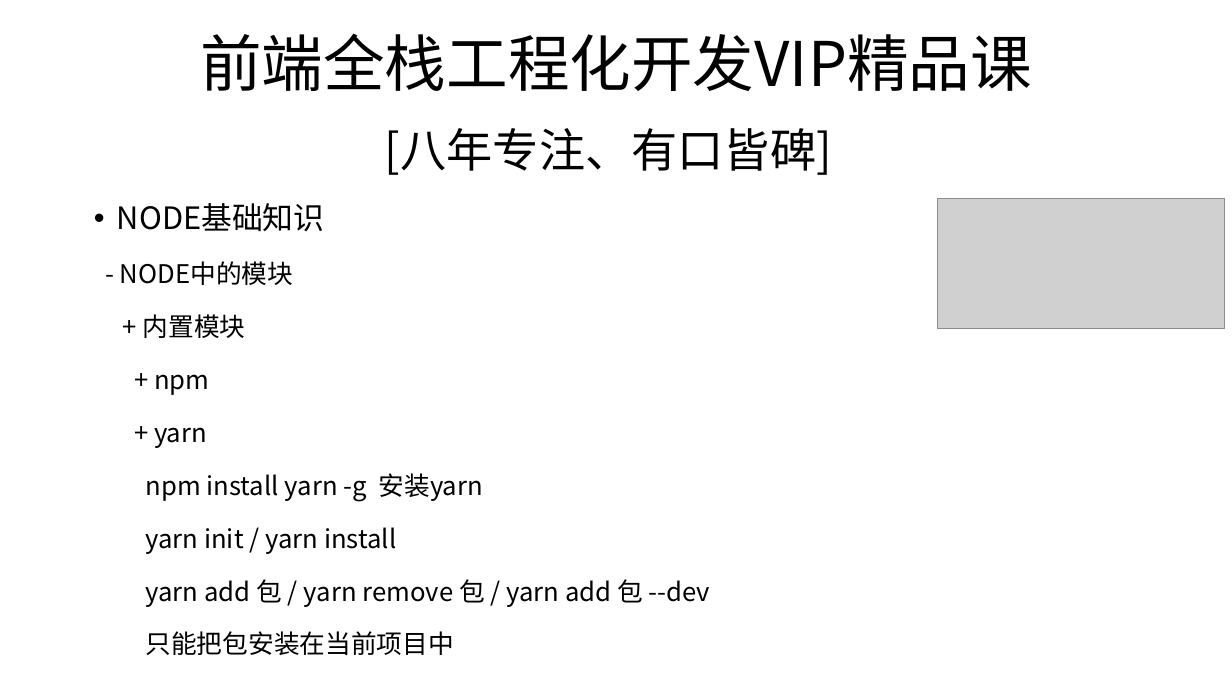
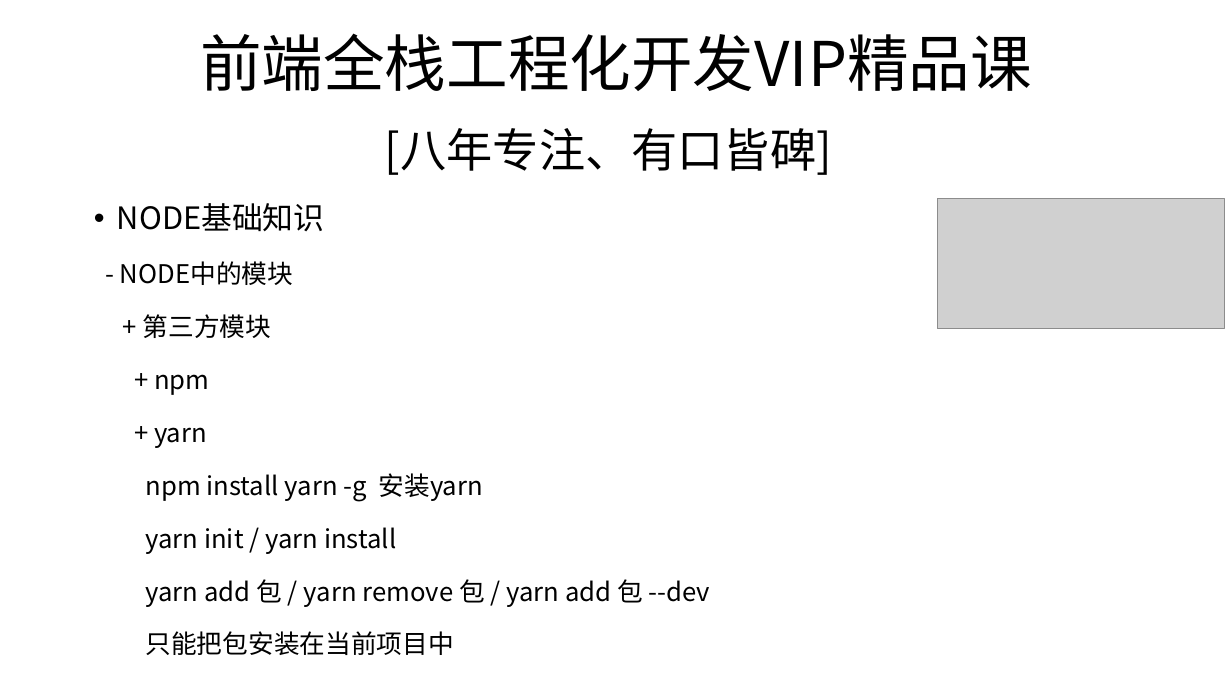
Before and after one commit to AntArcticAnt/201712NODE, a slide deck: slide 9 of DAY2/第二天-NODE基础知识.pptx. Drawn at 1232x693 pixels with LibreOffice and Linux fonts; fonts in the diff are those of the drawing; grey boxes stand for pictures; background and template pictures are left out. Boxes give left, top, right and bottom in pixels: in the first picture for what was removed or moved away, otherwise in the second. Text is boxed around its words. In the diff, an @@ line names an element or a change of style, - is before the commit and + after.

```diff
--- a/DAY2/第二天-NODE基础知识.pptx
+++ b/DAY2/第二天-NODE基础知识.pptx
@@ text at (x1=143, y1=314, x2=271, y2=338): text changed @@
-+ 内置模块
++ 第三方模块
```
Also in this commit, not shown: 8 other files.
